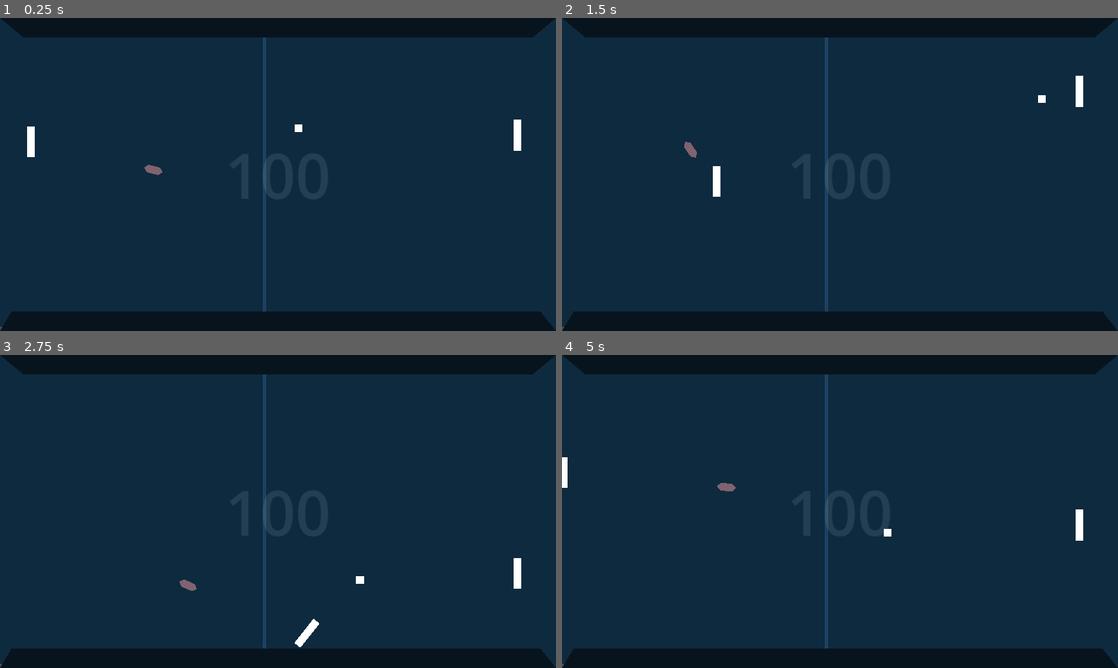
Above: before the commit, frames 1-4 (two rows, left to right).
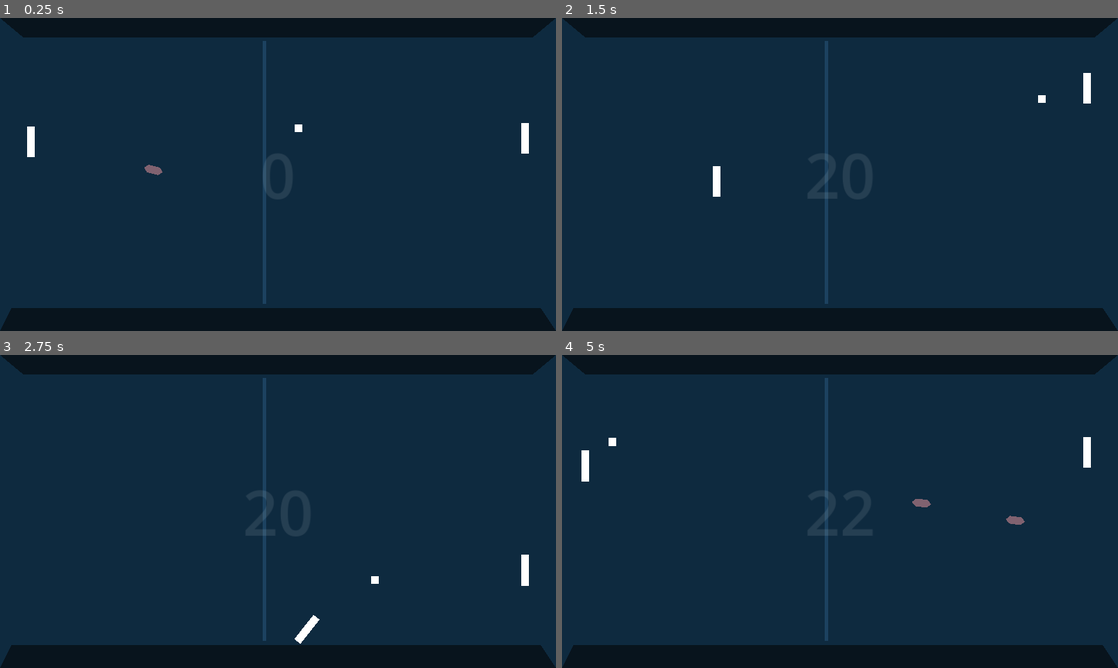
Above: after the commit, the same moments.

Repository: RiannReis/Prongtect
Game: Godot game, scene res://scenes/main.tscn
Two runs of this game, one before a commit and one after it. Both use one fixed random seed, a clock stepped at 60 frames per second and the inputs below.
Inputs:
- Up to frame 1 (0.25 s): no input
- Up to frame 2 (1.5 s): hold Right (right) 0.53-1.28 s; hold Space (space_bar) 0.53-1.28 s; hold S (down) from 1.28 s (still down); tap Space (space_bar) at 1.35 s
- Up to frame 3 (2.75 s): release S (down) at 2.03 s; hold Right (right) from 2.03 s (still down); hold Space (space_bar) from 2.03 s (still down)
- Up to frame 4 (5 s): release Right (right) at 2.78 s; release Space (space_bar) at 2.78 s; hold W (up) 2.78-3.53 s; tap Space (space_bar) at 2.85, 4.35 s; hold Space (space_bar) 3.53-4.28 s; hold Left (left) from 3.53 s (still down)

The runs differ from the first frame. In frame 1, 1.4% of the frame differs, in the area x 0-100%, y 6-100%; in frame 2, 1.4%; in frame 3, 1.6%; in frame 4, 1.9%.

Commit message:
FollowerEnemy Random Spawns, Hit() added and Score update

Diff:
--- /dev/null
+++ b/globals/signal_bus.gd
@@ -0,0 +1,4 @@
+extends Node
+
+signal start_game(emitter)
+signal enemy_hit()
--- a/project.godot
+++ b/project.godot
@@ -14,6 +14,10 @@
 run/main_scene="res://scenes/main.tscn"
 config/features=PackedStringArray("4.1", "Mobile")
 config/icon="res://icon.svg"
+
+[autoload]
+
+SignalBus="*res://globals/signal_bus.gd"
 
 [display]
 
@@ -59,6 +63,7 @@
 2d_physics/layer_4="projectiles"
 2d_physics/layer_5="walls"
 2d_physics/layer_6="rect_enemy"
+2d_physics/layer_7="p"
 2d_physics/stretch/aspect="keep"
 2d_physics/size/borderless=false
 2d_physics/stretch/mode="canvas_items"
--- a/scenes/follower_enemy.tscn
+++ b/scenes/follower_enemy.tscn
@@ -4,12 +4,12 @@
 
 [node name="FollowerEnemy" type="CharacterBody2D"]
 collision_layer = 2
-collision_mask = 17
+collision_mask = 19
 script = ExtResource("1_8wjq4")
+
+[node name="Polygon2D" type="Polygon2D" parent="."]
+color = Color(0.505882, 0.384314, 0.443137, 1)
+polygon = PackedVector2Array(-8, 0, 16, 0, 24, 8, 16, 16, -8, 16, -16, 8)
 
 [node name="CollisionPolygon2D" type="CollisionPolygon2D" parent="."]
 polygon = PackedVector2Array(-8, 0, 16, 0, 24, 8, 16, 16, -8, 16, -16, 8)
-
-[node name="Polygon2D" type="Polygon2D" parent="CollisionPolygon2D"]
-color = Color(0.505882, 0.384314, 0.443137, 1)
-polygon = PackedVector2Array(-8, 0, 16, 0, 24, 8, 16, 16, -8, 16, -16, 8)
--- a/scenes/main.tscn
+++ b/scenes/main.tscn
@@ -6,8 +6,15 @@
 [ext_resource type="PackedScene" uid="uid://c2uvirxow2qmr" path="res://scenes/pong_ball.tscn" id="3_2hpth"]
 [ext_resource type="PackedScene" uid="uid://cswobtkjbc4nx" path="res://scenes/follower_enemy.tscn" id="4_626lb"]
 
+[sub_resource type="RectangleShape2D" id="RectangleShape2D_smed6"]
+size = Vector2(16, 558)
+
+[sub_resource type="RectangleShape2D" id="RectangleShape2D_73rrh"]
+size = Vector2(48, 640)
+
 [node name="Main" type="Node2D"]
 script = ExtResource("1_800ja")
+metadata/_edit_horizontal_guides_ = [8.0]
 
 [node name="ScoreTimer" type="Timer" parent="."]
 
@@ -15,10 +22,12 @@
 wait_time = 2.0
 one_shot = true
 
+[node name="FollowerEnemyTimer" type="Timer" parent="."]
+
 [node name="Floor" type="Polygon2D" parent="."]
 scale = Vector2(0.986395, 1)
 color = Color(0.0588235, 0.164706, 0.247059, 1)
-polygon = PackedVector2Array(0, 0, 0, 640, 1167.89, 648, 1168, 0)
+polygon = PackedVector2Array(0, 0, 0, 648, 1167.89, 648, 1168, 0)
 
 [node name="TopBar" type="StaticBody2D" parent="."]
 collision_layer = 16
@@ -36,18 +45,51 @@
 collision_mask = 47
 
 [node name="CollisionPolygon2D" type="CollisionPolygon2D" parent="BottomBar"]
-position = Vector2(583.5, 630.5)
-polygon = PackedVector2Array(-583.5, 17.5, -559.5, -22.5, 536.5, -22.5, 568.5, 17.5)
+position = Vector2(584, 624)
+polygon = PackedVector2Array(-584, 24, -560, -24, 536, -24, 568, 24)
 
 [node name="Polygon2D" type="Polygon2D" parent="BottomBar"]
-position = Vector2(1152, 649)
+position = Vector2(1152, 640)
 rotation = -3.14159
 color = Color(0.0313726, 0.0784314, 0.117647, 1)
-polygon = PackedVector2Array(0, 1, 1152, 0.999878, 1128, 40.9999, 32, 41)
+polygon = PackedVector2Array(0, -8, 1152, -8.00293, 1128, 39.9971, 32.0001, 39.9999)
 
-[node name="Polygon2D3" type="Polygon2D" parent="."]
+[node name="DivisionBar" type="Polygon2D" parent="."]
+position = Vector2(0, 9.69014)
+scale = Vector2(1, 0.957746)
 color = Color(0.109804, 0.262745, 0.380392, 1)
 polygon = PackedVector2Array(544, 40, 544, 608, 552, 608, 552, 40)
+
+[node name="PlayerBarrierOtherSide" type="StaticBody2D" parent="."]
+position = Vector2(1016, -8)
+collision_layer = 64
+
+[node name="CollisionShape2D" type="CollisionShape2D" parent="PlayerBarrierOtherSide"]
+position = Vector2(104, 326)
+shape = SubResource("RectangleShape2D_smed6")
+
+[node name="PlayerBarrier" type="StaticBody2D" parent="."]
+collision_layer = 64
+
+[node name="CollisionShape2D" type="CollisionShape2D" parent="PlayerBarrier"]
+position = Vector2(32, 321)
+shape = SubResource("RectangleShape2D_smed6")
+
+[node name="PlayerPointArea" type="Area2D" parent="."]
+collision_layer = 64
+collision_mask = 5
+
+[node name="CollisionShape2D" type="CollisionShape2D" parent="PlayerPointArea"]
+position = Vector2(-24, 320)
+shape = SubResource("RectangleShape2D_73rrh")
+
+[node name="EnemyPointArea" type="Area2D" parent="."]
+position = Vector2(1184, 0)
+collision_layer = 64
+
+[node name="CollisionShape2D" type="CollisionShape2D" parent="EnemyPointArea"]
+position = Vector2(-8, 320)
+shape = SubResource("RectangleShape2D_73rrh")
 
 [node name="CanvasLayer" type="CanvasLayer" parent="."]
 
@@ -65,12 +107,12 @@
 grow_horizontal = 2
 grow_vertical = 2
 theme_override_font_sizes/font_size = 128
-text = "100"
+text = "0"
 horizontal_alignment = 1
 vertical_alignment = 1
 
 [node name="RectEnemy" parent="." instance=ExtResource("2_if3wd")]
-position = Vector2(1072, 256)
+position = Vector2(1088, 256)
 
 [node name="Player" parent="." instance=ExtResource("1_ym5oo")]
 position = Vector2(64, 256)
@@ -81,5 +123,22 @@
 [node name="FollowerEnemy" parent="." instance=ExtResource("4_626lb")]
 position = Vector2(368, 336)
 
+[node name="EnemySpawns" type="Node2D" parent="."]
+
+[node name="Marker2D" type="Marker2D" parent="EnemySpawns"]
+position = Vector2(1136, 48)
+
+[node name="Marker2D2" type="Marker2D" parent="EnemySpawns"]
+position = Vector2(1136, 200)
+
+[node name="Marker2D3" type="Marker2D" parent="EnemySpawns"]
+position = Vector2(1136, 384)
+
+[node name="Marker2D4" type="Marker2D" parent="EnemySpawns"]
+position = Vector2(1136, 592)
+
 [connection signal="timeout" from="ScoreTimer" to="." method="_on_score_timer_timeout"]
 [connection signal="timeout" from="StartTimer" to="." method="_on_start_timer_timeout"]
+[connection signal="timeout" from="FollowerEnemyTimer" to="." method="_on_follower_enemy_timer_timeout"]
+[connection signal="body_entered" from="PlayerPointArea" to="." method="_on_player_point_area_body_entered"]
+[connection signal="body_entered" from="EnemyPointArea" to="." method="_on_enemy_point_area_body_entered"]
--- a/scenes/player.tscn
+++ b/scenes/player.tscn
@@ -1,12 +1,15 @@
-[gd_scene load_steps=3 format=3 uid="uid://hh6bgb4gl7k3"]
+[gd_scene load_steps=4 format=3 uid="uid://hh6bgb4gl7k3"]
 
 [ext_resource type="Script" path="res://scripts/player.gd" id="1_hluev"]
 
 [sub_resource type="RectangleShape2D" id="RectangleShape2D_0detx"]
 size = Vector2(16, 64)
 
+[sub_resource type="CircleShape2D" id="CircleShape2D_8toit"]
+radius = 32.0
+
 [node name="Player" type="CharacterBody2D"]
-collision_mask = 62
+collision_mask = 126
 script = ExtResource("1_hluev")
 
 [node name="Polygon2D" type="Polygon2D" parent="."]
@@ -16,3 +19,12 @@
 
 [node name="CollisionShape2D" type="CollisionShape2D" parent="."]
 shape = SubResource("RectangleShape2D_0detx")
+
+[node name="AttackArea2D" type="Area2D" parent="."]
+collision_mask = 2
+
+[node name="CollisionShape2D" type="CollisionShape2D" parent="AttackArea2D"]
+shape = SubResource("CircleShape2D_8toit")
+disabled = true
+
+[connection signal="body_entered" from="AttackArea2D" to="." method="_on_attack_area_2d_body_entered"]
--- a/scenes/pong_ball.tscn
+++ b/scenes/pong_ball.tscn
@@ -7,11 +7,11 @@
 collision_mask = 49
 script = ExtResource("1_h8mni")
 
-[node name="CollisionPolygon2D" type="CollisionPolygon2D" parent="."]
-position = Vector2(-8, -8)
-polygon = PackedVector2Array(0, 0, 16, 0, 16, 16, 0, 16)
-
 [node name="Polygon2D" type="Polygon2D" parent="."]
 position = Vector2(-8, -8)
 scale = Vector2(15, 15)
 polygon = PackedVector2Array(0, 0, 1.06667, 0, 1.06667, 1.06667, 0, 1.06667)
+
+[node name="CollisionPolygon2D" type="CollisionPolygon2D" parent="."]
+position = Vector2(-8, -8)
+polygon = PackedVector2Array(0, 0, 16, 0, 16, 16, 0, 16)
--- a/scripts/follower_enemy.gd
+++ b/scripts/follower_enemy.gd
@@ -1,12 +1,23 @@
 extends CharacterBody2D
 
+class_name FollowerEnemy
+
 @export var speed: int = 200
+var health: int = 10
 
 @onready var player = $"../Player"
 
-func _process(delta):
-	var player_pos = player.position
+
+func _process(_delta):
+	var player_pos = player.global_position
 	var direction = (player_pos - position).normalized()
 	velocity = direction * speed
 	look_at(player_pos)
 	move_and_slide()
+
+
+func hit():
+	health -= 10
+	await get_tree().create_timer(0.5).timeout
+	SignalBus.enemy_hit.emit()
+	queue_free()
--- a/scripts/hud.gd
+++ b/scripts/hud.gd
@@ -1,6 +1,4 @@
 extends CanvasLayer
-
-signal start_game
 
 @export var main_scene: PackedScene = preload("res://scenes/main.tscn")
 
@@ -30,9 +28,7 @@
 
 
 func _on_button_new_game_pressed():
-	$VBoxContainer/ButtonNewGame.hide()
 	get_tree().change_scene_to_packed(main_scene)
-	start_game.emit()
 
 
 func _on_button_exit_game_pressed():
--- a/scripts/main.gd
+++ b/scripts/main.gd
@@ -1,6 +1,11 @@
 extends Node2D
 
-var score
+var score: int
+var enemies: PackedScene = preload("res://scenes/follower_enemy.tscn")
+
+func _ready():
+	new_game()
+	SignalBus.connect("enemy_hit", _on_hit_player_complete)
 
 
 func new_game():
@@ -10,10 +15,15 @@
 
 func game_over():
 	$ScoreTimer.stop()
+	$FollowerEnemyTimer.stop()
 
 
-func update_score(score: int) -> void:
-	$ScoreLabel.text = str(score)
+func update_score(_score: int) -> void:
+	$CanvasLayer/ScoreLabel.text = str(score)
+
+
+func reset_ball():
+	$PongBall.position = Vector2(544,288)
 
 
 func _on_score_timer_timeout():
@@ -23,3 +33,35 @@
 
 func _on_start_timer_timeout():
 	$ScoreTimer.start()
+	$FollowerEnemyTimer.start()
+
+
+func _on_player_point_area_body_entered(body):
+	if body == $PongBall:
+		score -= 10
+		update_score(score)
+		reset_ball()
+
+
+func _on_enemy_point_area_body_entered(body):
+	if body == $PongBall:
+		score += 10
+		update_score(score)
+		reset_ball()
+
+
+func _on_hit_player_complete():
+	score += 20
+	update_score(score)
+
+
+func _on_follower_enemy_timer_timeout():
+	var enemy = enemies.instantiate()
+
+	var enemy_spawn = $EnemySpawns.get_children()
+
+	var selected_enemy_spawn = enemy_spawn[randi() % enemy_spawn.size()]
+
+	enemy.position = selected_enemy_spawn.position
+
+	add_child(enemy)
--- a/scripts/player.gd
+++ b/scripts/player.gd
@@ -1,7 +1,7 @@
 extends CharacterBody2D
 
 @export var speed: int = 450
-
+var health: int = 100
 
 
 func _physics_process(delta):
@@ -11,6 +11,17 @@
 
 	if Input.is_action_pressed("space_bar"):
 		rotation += 360 * delta
+		$AttackArea2D/CollisionShape2D.disabled = false
 
 	if Input.is_action_just_released("space_bar"):
 		rotation = 0
+		$AttackArea2D/CollisionShape2D.disabled = true
+
+
+func hit():
+	health -= 20
+
+
+func _on_attack_area_2d_body_entered(body):
+	if $AttackArea2D/CollisionShape2D.disabled == false and body is FollowerEnemy and "hit" in body:
+		body.hit()
--- a/scripts/pong_ball.gd
+++ b/scripts/pong_ball.gd
@@ -21,3 +21,7 @@
 	randomize()
 	velocity.x = [-1, 1][randi() % 2]
 	velocity.y = [-0.8, 0.8][randi() % 2]
+
+
+func _on_visible_on_screen_notifier_2d_screen_exited():
+	queue_free()
--- a/scripts/rect_enemy.gd
+++ b/scripts/rect_enemy.gd
@@ -11,7 +11,7 @@
 
 
 func get_opponent_direction() -> int:
-	if abs(ball.position.y - position.y) > 12:
+	if abs(ball.position.y - position.y) > 20:
 		if ball.position.y > position.y:
 			return 1
 		return -1
Not shown: 1 places in scenes/main.tscn that only renumber resources
